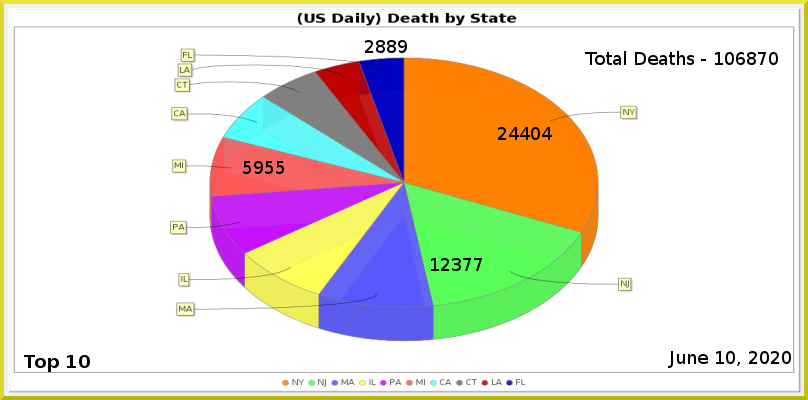
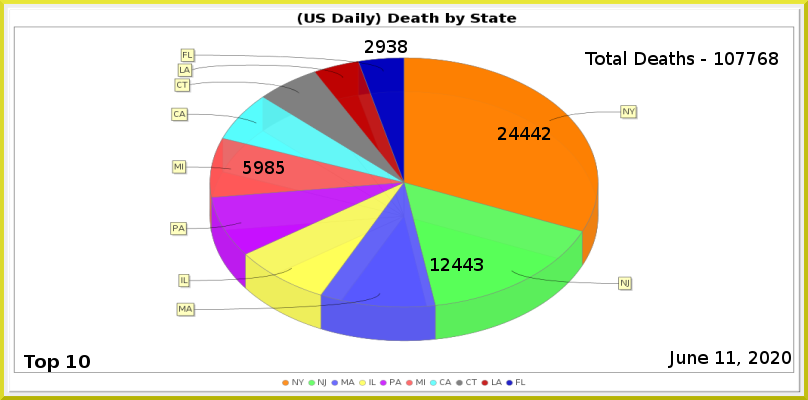
Before/after of a 808 x 400 layered artwork. What changed in the layer stack:
painted on "Least" over [376, 40, 407, 53]
painted on "MI" over [265, 161, 274, 174]
painted on "NJ" over [452, 258, 483, 271]
painted on "NY" over [531, 127, 552, 140]
renamed "Total Deaths - 106870" to "Total Deaths - 107768", painted on it over [736, 52, 778, 65]
painted on "Current Date" over [726, 351, 735, 364]
painted on "Death_by_State.png" over [170, 48, 638, 342]
